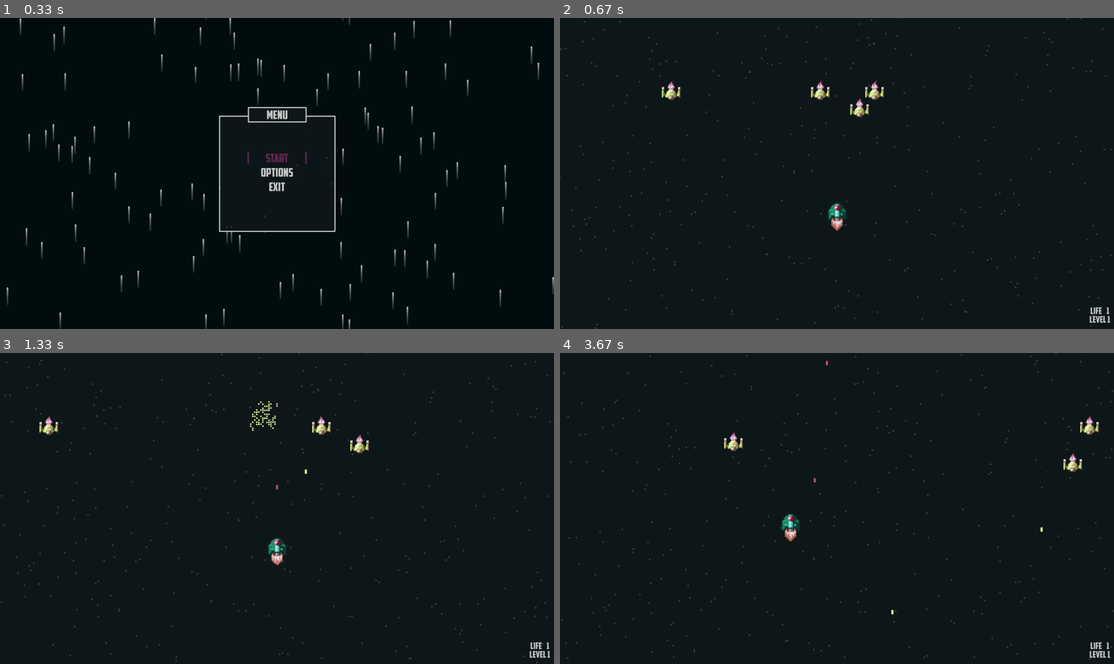
Above: before the commit, frames 1-4 (two rows, left to right).
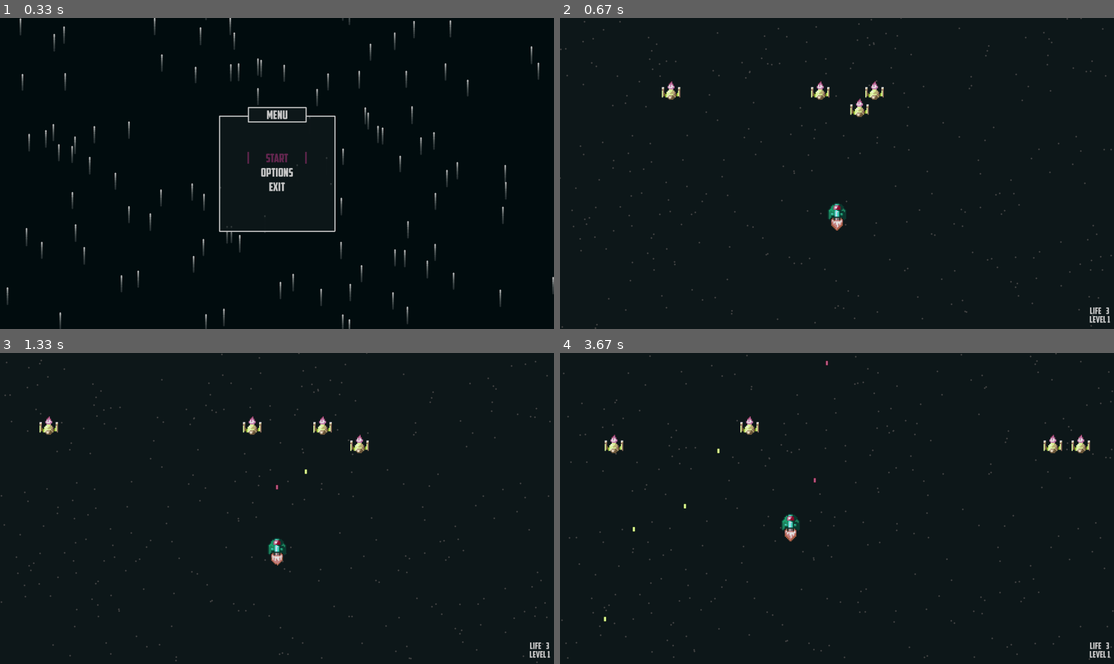
Above: after the commit, the same moments.

Repository: g-brrzzn/shootemup-Pygame
Game: pygame game, started from Game.py
The game is run twice, just before and just after one commit, with the same random seed, the same clock (stepped at 60 frames per second) and the same inputs.
Inputs:
- Up to frame 1 (0.33 s): no input
- Up to frame 2 (0.67 s): tap Enter at 0.33 s
- Up to frame 3 (1.33 s): tap Space at 0.67, 1.07 s; hold S from 1 s (still down); hold Up from 1 s (still down)
- Up to frame 4 (3.67 s): tap Space at 1.37, 1.57, 1.87, 2.07, 2.37, 2.57, 2.87, 3.13, 3.47 s; release S at 1.47 s; release Up at 1.47 s; hold Up 1.5-1.97 s; hold Right 2-2.47 s; hold Left 2.5-3.03 s; hold Down 3.07-3.37 s; hold Left from 3.4 s (still down)

Frame 1 is identical in both runs. In frame 2, less than 0.1% of the frame differs, in the area x 95-100%, y 93-96%; in frame 3, 0.4%; in frame 4, 0.9%, in the area x 7-100%, y 20-96%.

Commit message:
Added Entity Health and Damage

Diff:
--- a/Classes.py
+++ b/Classes.py
@@ -90,7 +90,10 @@
         self.rect = self.image.get_rect(center=pos)
         self.movement = pygame.math.Vector2()
         self.speed = 7
+
         self.life = MAX_LIFE
+        self.last_damage = self.last_time
+        self.explosion = Explosion()
 
     def animate(self):
         self.current_sprite += 0.07
@@ -146,6 +149,7 @@
         for bloc in Bullet.enemylocs:
             if self.rect.x - self.rect.width/2+25 < bloc[0] < self.rect.x + self.rect.height/2 and self.rect.y - self.rect.height/2+30 < bloc[1] < self.rect.y + self.rect.height/2:
                 self.life -= 1
+                self.explosion.create(bloc[0], bloc[1], 1)
                 Bullet.enemylocs.remove(bloc)
 
         self.animate()
@@ -178,6 +182,11 @@
         self.y_direction = False
         self.explosion = Explosion()
 
+        self.last_time = time()
+        self.last_damage = self.last_time
+
+        self.life = 3
+
     def animate(self):
         self.current_sprite += 0.07
         if self.current_sprite >= len(self.sprites): self.current_sprite = 0
@@ -186,12 +195,19 @@
     def kill(self):
         self.instancelist.remove(self)
 
+    def damage(self):
+        if self.life <= 1:
+            self.kill()
+            self.explosion.create(self.x, self.y)
+        else:
+            self.life -= 1
+            self.explosion.create(self.x, self.y, e_range=25)
+
     def death(self):
         for bloc in Bullet.locs:
             if self.x - self.rect.width/2 < bloc[0] < self.x+10 + self.rect.height and self.y - self.rect.height < bloc[1] < self.y + self.rect.height:
-                self.explosion.create(self.x, self.y)
                 pygame.mixer.Sound.play(pygame.mixer.Sound('assets/hit.mp3'))
-                self.kill()
+                self.damage()
                 Bullet.locs.remove(bloc)
 
     def shoot(self):
@@ -216,7 +232,8 @@
                 if self.x < 5:
                     self.direction = True
 
-    def update(self, dt, surf):
+    def update(self, dt, last_time, surf):
+        self.last_time = last_time
         self.death()
         self.move(dt)
         self.shoot()
@@ -225,8 +242,10 @@
 
         self.rect[0] = self.x
         self.rect[1] = self.y
-        if self.x > config.window_size[0]+100 or self.x < -100 or self.y > config.window_size[1] or self.y < -100:
-            self.kill()
+
+        if (self.x > config.window_size[0]+100 or self.x < -100 or self.y > config.window_size[1] or self.y < -100) and ((self.last_time - self.last_damage) > 1):
+            self.last_damage = self.last_time
+            self.damage()
 
         self.animate()
         self.draw(surf)
--- a/Game.py
+++ b/Game.py
@@ -7,6 +7,7 @@
 from constants.global_imports import *
 from constants.global_var import *
 from constants.global_func import *
+
 
 pygame.init()
 clock = pygame.time.Clock()
@@ -19,7 +20,6 @@
 pygame.mixer.music.load("assets/victory.mp3")
 pygame.mixer.music.play(-1)
 pygame.mixer.music.set_volume(0.1)
-
 
 
 class Game(GameState):
@@ -61,7 +61,8 @@
         self.bullets.update(dt, surf)
         self.player.update(dt, self.last_time)
         self.background_fall.update(gravity=self.level*3/10)
-        if Enemy1.instancelist is not None: [instance.update(dt, surf) for instance in Enemy1.instancelist]
+        if Enemy1.instancelist is not None: [instance.update(dt, last_time, surf) for instance in Enemy1.instancelist]
+
 
         if not len(Enemy1.instancelist):
             self.level += 1
--- a/constants/global_func.py
+++ b/constants/global_func.py
@@ -90,9 +90,10 @@
 
 class Explosion:
     locs = []
-    def create(self, x, y):
+    explosion_color = [(221, 245, 154), (28, 162, 111)] # 0 - 1st enemy color; 1 - Player color; 2 -
+    def create(self, x, y, index_color=0, e_range=50):
         for i in range(50):
-            loc = [x, y, x, y]
+            loc = [x, y, x, y, index_color, e_range]  # actual_x, actual_y, old_x, old_y, index_color, explosion_range
             self.locs.append(loc)
 
     def update(self, dt, speed=7):
@@ -103,28 +104,26 @@
             if randx == 1:
                 loc[0] += speed * dt
                 try:
-                    if loc[0] > loc[2] + 50: self.locs.remove(loc)
+                    if loc[0] > loc[2] + loc[5]: self.locs.remove(loc)
                 except: pass
             elif randx == -1:
                 loc[0] -= speed * dt
                 try:
-                    if loc[0] < loc[2] - 50: self.locs.remove(loc)
+                    if loc[0] < loc[2] - loc[5]: self.locs.remove(loc)
                 except: pass
             if randy == 1:
                 loc[1] += speed * dt
                 try:
-                    if loc[1] > loc[3] + 50: self.locs.remove(loc)
+                    if loc[1] > loc[3] + loc[5]: self.locs.remove(loc)
                 except: pass
             elif randy == -1:
                 loc[1] -= speed * dt
                 try:
-                    if loc[1] < loc[3] - 50: self.locs.remove(loc)
+                    if loc[1] < loc[3] - loc[5]: self.locs.remove(loc)
                 except: pass
 
-            #self.locs.remove(loc)
-
     def draw(self, surf):
-        [pygame.draw.circle(surf, (221, 245, 154), [loc[0], loc[1]], 3) for loc in self.locs]
+        [pygame.draw.circle(surf, self.explosion_color[loc[4]], [loc[0], loc[1]], 3) for loc in self.locs]
 
 
 def MenuMaker(options, title, selected, surf):
--- a/constants/global_var.py
+++ b/constants/global_var.py
@@ -44,7 +44,7 @@
 SPRITE_SIZE = 16
 SCALED_SPRITE_SIZE = SPRITE_SIZE * 4
 
-MAX_LIFE = 1
+MAX_LIFE = 3
 
 BACKGROUND_COLOR_1 = (15, 25, 27, 200)
 BACKGROUND_COLOR_2 = (15, 25, 27, 200)
@@ -56,6 +56,8 @@
 
 BACKGROUND_COLOR_MENU_1 = (BACKGROUND_COLOR_1[0], BACKGROUND_COLOR_1[1], BACKGROUND_COLOR_1[2], 20)
 BACKGROUND_COLOR_MENU_2 = (BACKGROUND_COLOR_2[0], BACKGROUND_COLOR_2[1], BACKGROUND_COLOR_2[2], 20)
+
+
 CONTROLS = {
     'UP':       [pygame.K_w, pygame.K_UP],
     'DOWN':     [pygame.K_s, pygame.K_DOWN],
